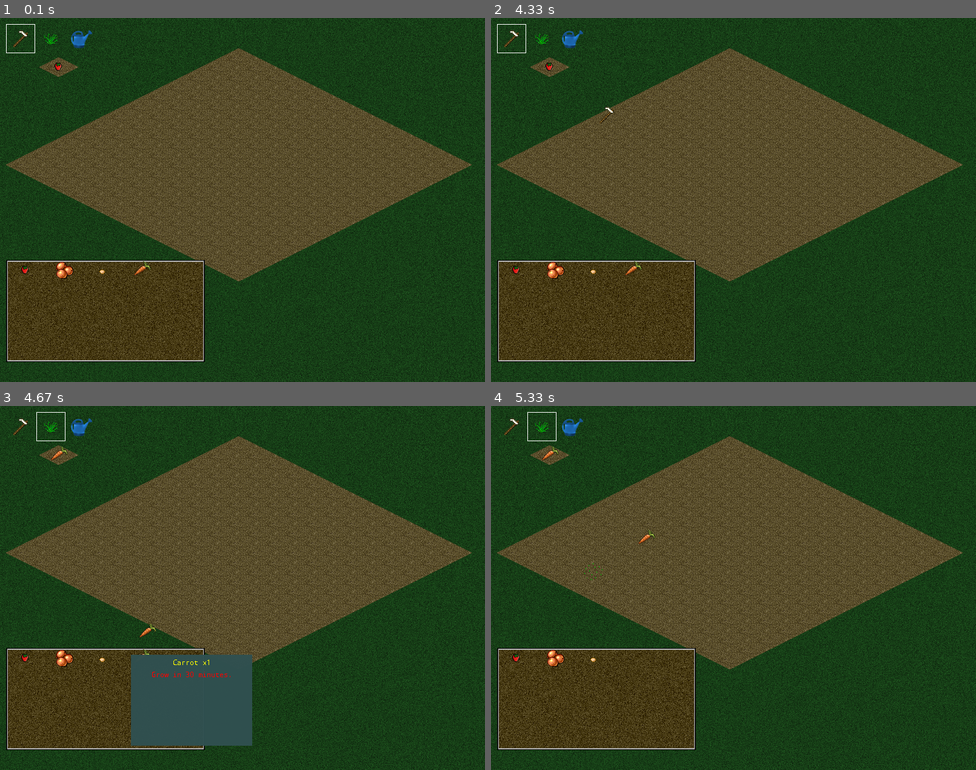
Above: before the commit, frames 1-4 (two rows, left to right).
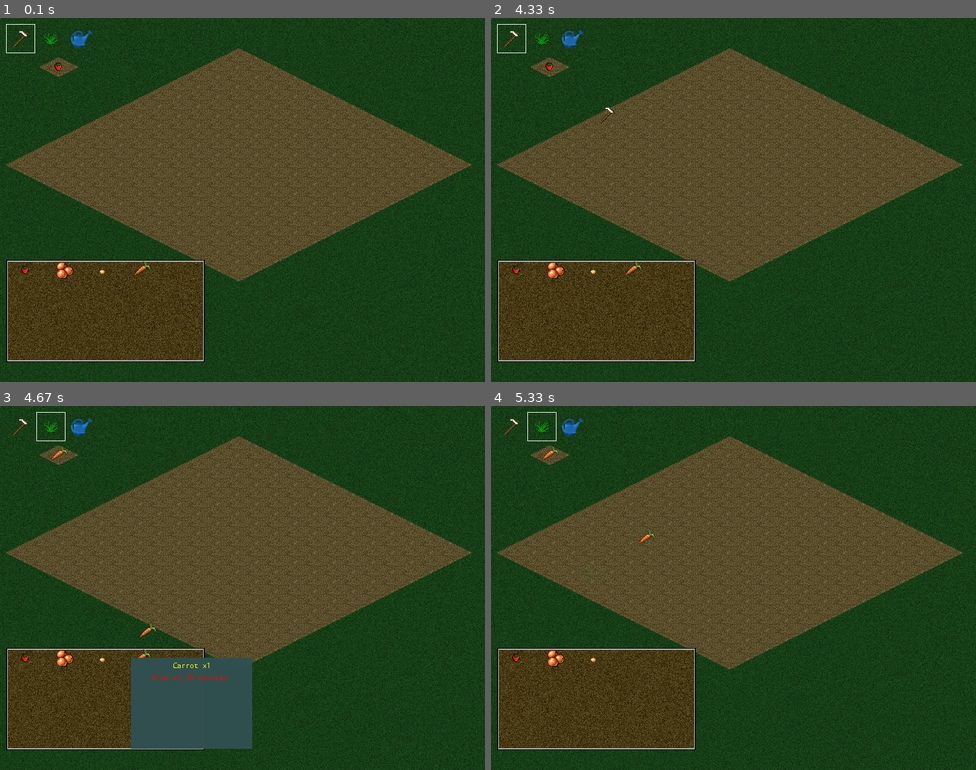
Above: after the commit, the same moments.

Repository: orneo1212/PythonFarmGame
Game: pygame game, started from pyFarmGame.py
The game is run twice, just before and just after one commit, with the same random seed, the same clock (stepped at 60 frames per second) and the same inputs. The source is Python 2; it was converted automatically to run under Python 3.
Inputs (mouse positions are in pixels of both pictures, inside the frame that each line leads up to):
- Up to frame 1 (0.1 s): no input
- Up to frame 2 (4.33 s): click (733, 200) at 0.38 s; click (782, 280) at 0.72 s; click (583, 287) at 1.05 s; click (912, 327) at 1.38 s; click (743, 76) at 1.72 s; click (709, 294) at 2.05 s; click (718, 138) at 2.38 s; click (665, 123) at 2.72 s; click (859, 167) at 3.05 s; click (883, 192) at 3.38 s; click (835, 134) at 3.72 s; click (592, 130) at 4.05 s
- Up to frame 3 (4.67 s): click (126, 653) at 4.38 s
- Up to frame 4 (5.33 s): click (592, 566) at 4.72 s; click (626, 558) at 5.05 s

Frames 1-2 are identical in both runs. In frame 3, 0.5% of the frame differs, in the area x 27-52%, y 68-95%; in frame 4, nothing differs.

Commit message:
moved notify a bit

Diff:
--- a/farmlib/inventory.py
+++ b/farmlib/inventory.py
@@ -43,7 +43,7 @@
         if index:
             itemid = index[1] * self.inventorysize[0] + index[0]
             if itemid < len(player.inventory):
-                self.render_inventory_notify(surface, mx + 5, my + 5,
+                self.render_inventory_notify(surface, mx + 5, my + 10,
                     player.inventory[itemid], player)
 
     def get_index_inventory_under_mouse(self):
--- a/pyFarmGame.py
+++ b/pyFarmGame.py
@@ -224,6 +224,7 @@
 
         sizex = 200
         sizey = 150
+        posy += 5
 
         img = pygame.Surface((sizex, sizey))
         img.fill((48, 80, 80))
